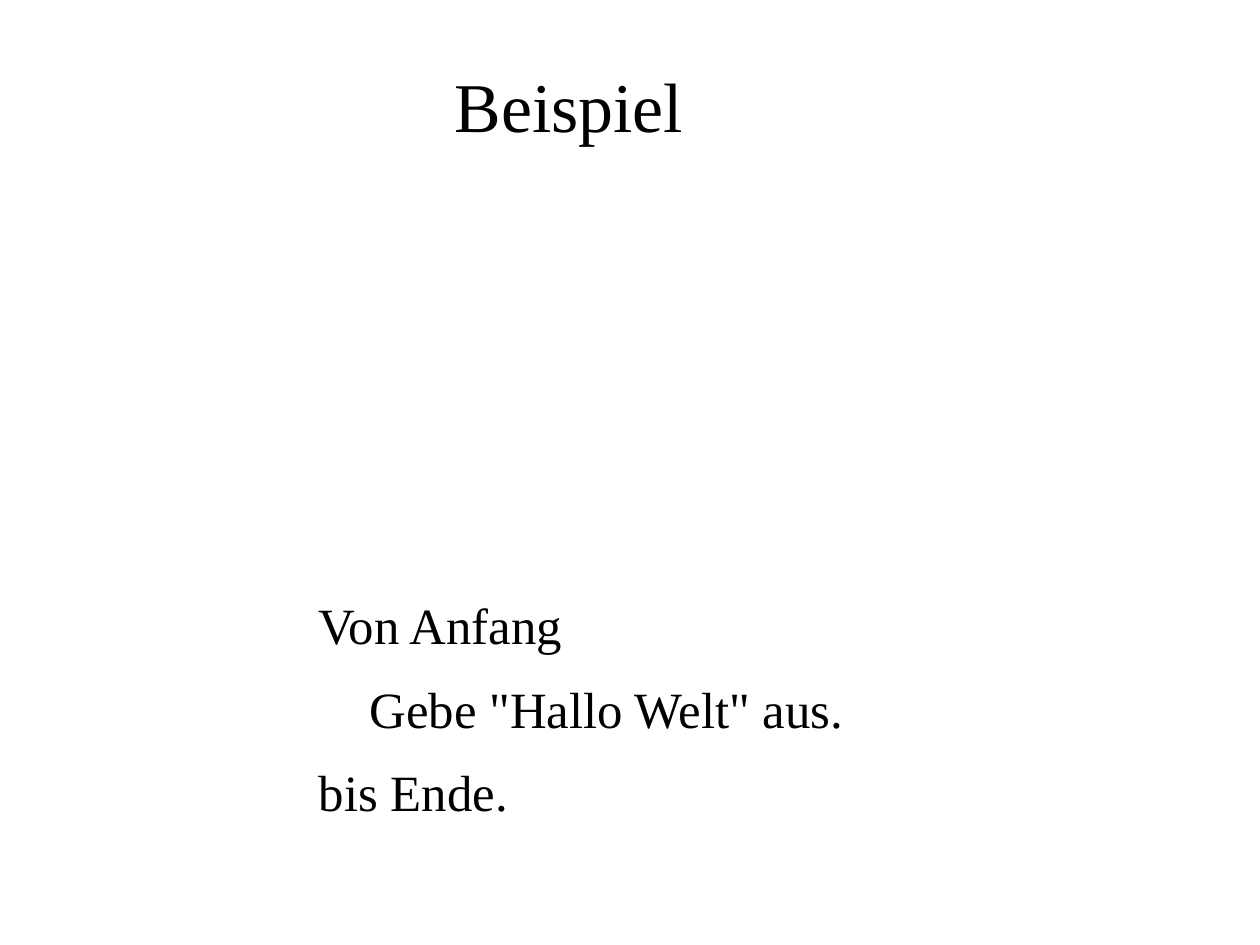
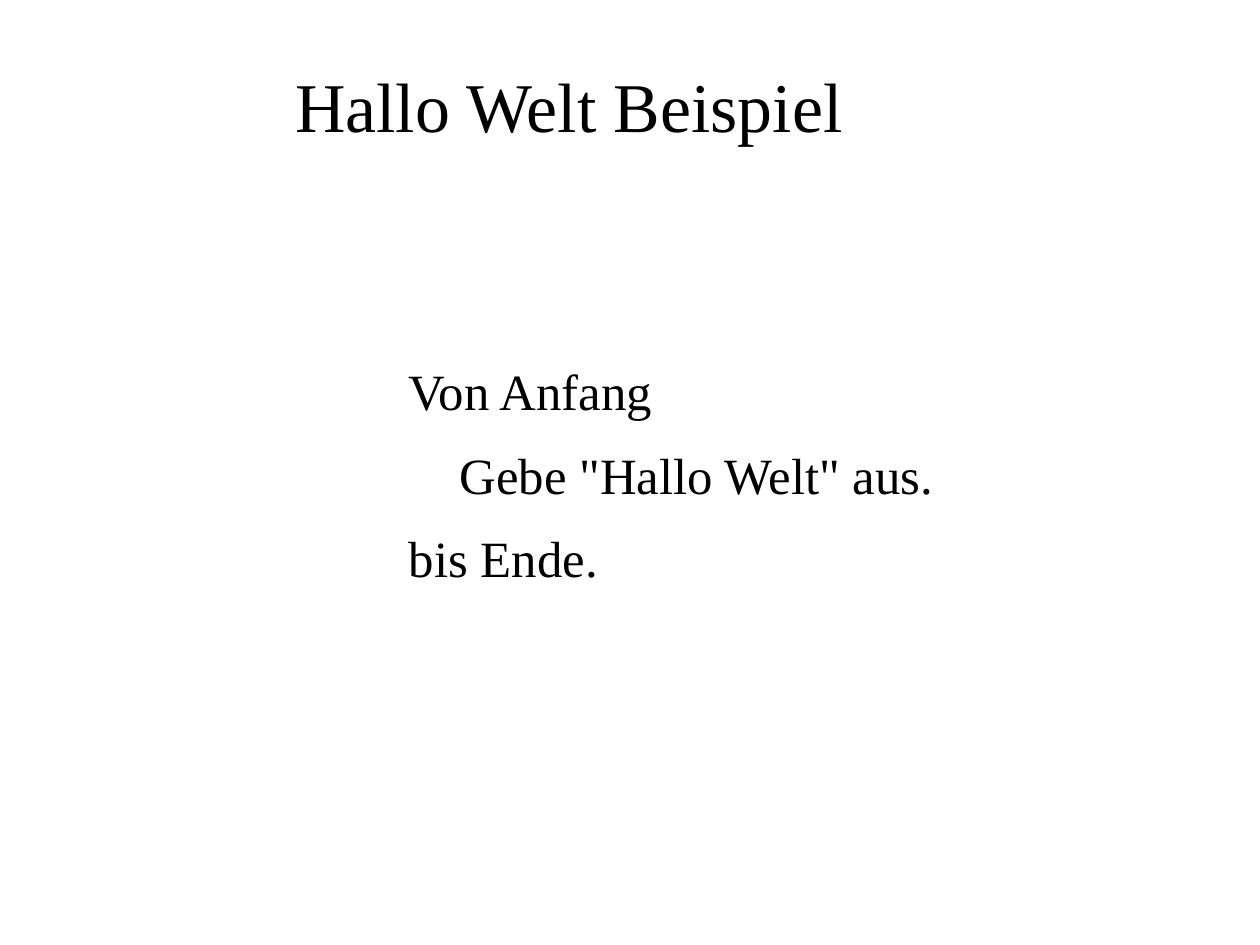
Before and after one commit to MasterInformatikHsBochum/Eine-deutsche-Praesentation, a slide deck: slide 4 of Präsentation.odp. Drawn at 1260x945 pixels with LibreOffice and Linux fonts; fonts in the diff are those of the drawing; background and template pictures are left out. Boxes give left, top, right and bottom in pixels: in the first picture for what was removed or moved away, otherwise in the second. Text is boxed around its words. In the diff, an @@ line names an element or a change of style, - is before the commit and + after.

```diff
--- a/Präsentation.odp
+++ b/Präsentation.odp
@@ title at (x1=295, y1=83, x2=843, y2=146): text changed @@
-Beispiel
+Hallo Welt Beispiel
@@ text "Von Anfang" moved from (x1=319, y1=608, x2=843, y2=812) to (x1=409, y1=374, x2=933, y2=578) @@
```
Also in this commit, not shown: 7 other slides changed, 1 other file.
